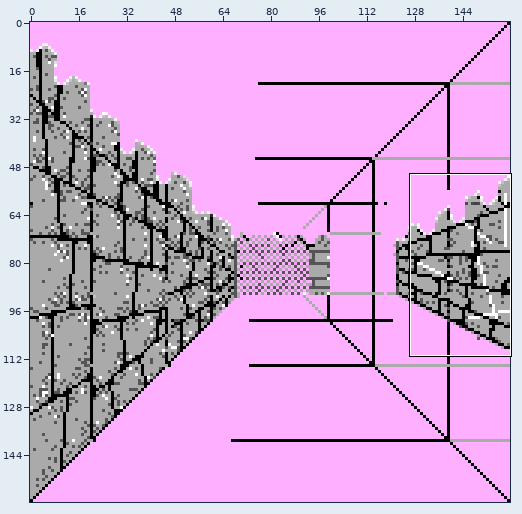
File history of a sprite sheet, assets/fpstnwl.png. Above, an overview of the earlier version with the close-up marked.
Close-up. Old version:
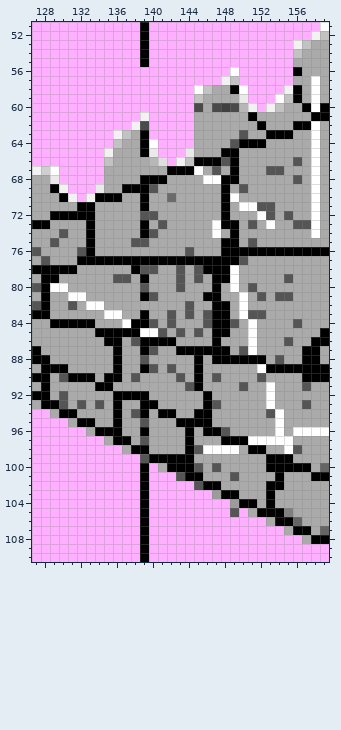
The file is 160x160 pixels. Colours within 5 levels of each other are drawn and written as one. Shown: x 127..159, y 51..110.
The result:
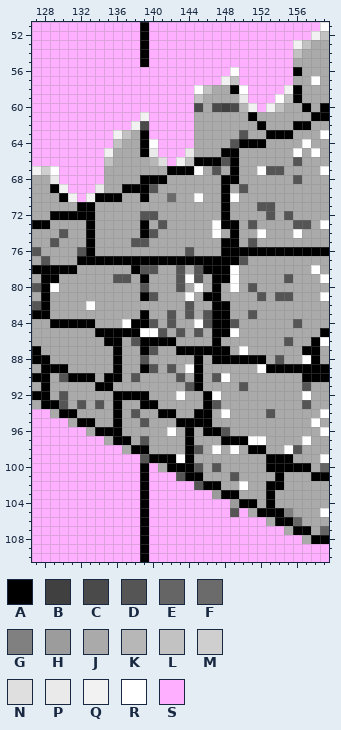
Palette (. is transparent): A #000000  B #404040  C #4a4a4a  D #555555  E #656565  F #6b6b6b  G #808080  H #9c9c9c  J #aaaaaa  K #b7b7b7  L #c2c2c2  M #cfcfcf  N #dfdfdf  P #eaeaea  Q #f2f2f2  R #ffffff  S #ffafff
The edit:
{"y":58,"x":158,"old":"R","new":"J"}
{"y":59,"x":158,"old":"R","new":"J"}
{"y":60,"x":158,"old":"R","new":"J"}
{"y":62,"x":158,"old":"R","new":"J"}
{"y":63,"x":158,"old":"RJ","new":"JR"}
{"y":64,"x":157,"old":"JR","new":"RJ"}
{"y":65,"x":156,"old":"J","new":"R"}
{"y":66,"x":158,"old":"R","new":"J"}
{"y":67,"x":152,"old":"J","new":"R"}
{"y":67,"x":158,"old":"RJ","new":"JR"}
{"y":68,"x":146,"old":"RR","new":"JJ"}
{"y":68,"x":158,"old":"R","new":"J"}
{"y":69,"x":158,"old":"R","new":"J"}
{"y":70,"x":145,"old":"J","new":"R"}
{"y":70,"x":158,"old":"R","new":"J"}
{"y":71,"x":139,"old":"A","new":"J"}
{"y":71,"x":150,"old":"RR","new":"JJ"}
{"y":71,"x":158,"old":"R","new":"J"}
{"y":72,"x":152,"old":"R","new":"J"}
{"y":72,"x":158,"old":"R","new":"J"}
{"y":73,"x":153,"old":"R","new":"J"}
{"y":73,"x":158,"old":"RJ","new":"JR"}
{"y":74,"x":152,"old":"J","new":"R"}
{"y":74,"x":156,"old":"J","new":"R"}
{"y":74,"x":158,"old":"R","new":"J"}
{"y":78,"x":158,"old":"J","new":"R"}
{"y":79,"x":144,"old":"J","new":"R"}
{"y":79,"x":159,"old":"J","new":"R"}
{"y":80,"x":130,"old":"R","new":"J"}
{"y":80,"x":145,"old":"J","new":"R"}
{"y":81,"x":131,"old":"RR","new":"JJ"}
{"y":81,"x":144,"old":"J","new":"R"}
{"y":81,"x":150,"old":"R","new":"J"}
{"y":81,"x":159,"old":"J","new":"R"}
{"y":82,"x":131,"old":"D","new":"J"}
{"y":82,"x":134,"old":"R","new":"J"}
{"y":82,"x":150,"old":"R","new":"J"}
{"y":83,"x":135,"old":"RR","new":"JJ"}
{"y":83,"x":150,"old":"R","new":"J"}
{"y":83,"x":152,"old":"D","new":"J"}
{"y":84,"x":145,"old":"J","new":"R"}
{"y":84,"x":151,"old":"R","new":"J"}
{"y":85,"x":149,"old":"J","new":"R"}
{"y":85,"x":151,"old":"R","new":"J"}
{"y":86,"x":151,"old":"R","new":"J"}
{"y":86,"x":159,"old":"A","new":"R"}
{"y":87,"x":150,"old":"DR","new":"RJ"}
{"y":88,"x":157,"old":"A","new":"R"}
{"y":89,"x":144,"old":"J","new":"R"}
{"y":90,"x":148,"old":"J","new":"R"}
{"y":90,"x":152,"old":"D","new":"J"}
{"y":91,"x":153,"old":"R","new":"J"}
{"y":92,"x":143,"old":"J","new":"R"}
{"y":92,"x":147,"old":"J","new":"R"}
{"y":92,"x":153,"old":"R","new":"J"}
{"y":92,"x":157,"old":"J","new":"R"}
{"y":93,"x":153,"old":"R","new":"J"}
{"y":94,"x":139,"old":"A","new":"J"}
{"y":94,"x":148,"old":"J","new":"R"}
{"y":94,"x":154,"old":"R","new":"J"}
{"y":94,"x":159,"old":"J","new":"R"}
{"y":95,"x":154,"old":"R","new":"J"}
{"y":95,"x":158,"old":"J","new":"R"}
{"y":96,"x":139,"old":"A","new":"J"}
{"y":96,"x":142,"old":"J","new":"R"}
{"y":96,"x":154,"old":"R","new":"J"}
{"y":96,"x":156,"old":"RRR","new":"JJJ"}
{"y":97,"x":153,"old":"RRR","new":"JJJ"}
{"y":97,"x":157,"old":"J","new":"R"}
{"y":98,"x":146,"old":"R","new":"J"}
{"y":98,"x":148,"old":"R","new":"J"}
{"y":99,"x":143,"old":"A","new":"R"}
{"y":99,"x":159,"old":"J","new":"R"}
{"y":102,"x":150,"old":"J","new":"R"}
{"y":105,"x":159,"old":"J","new":"R"}
